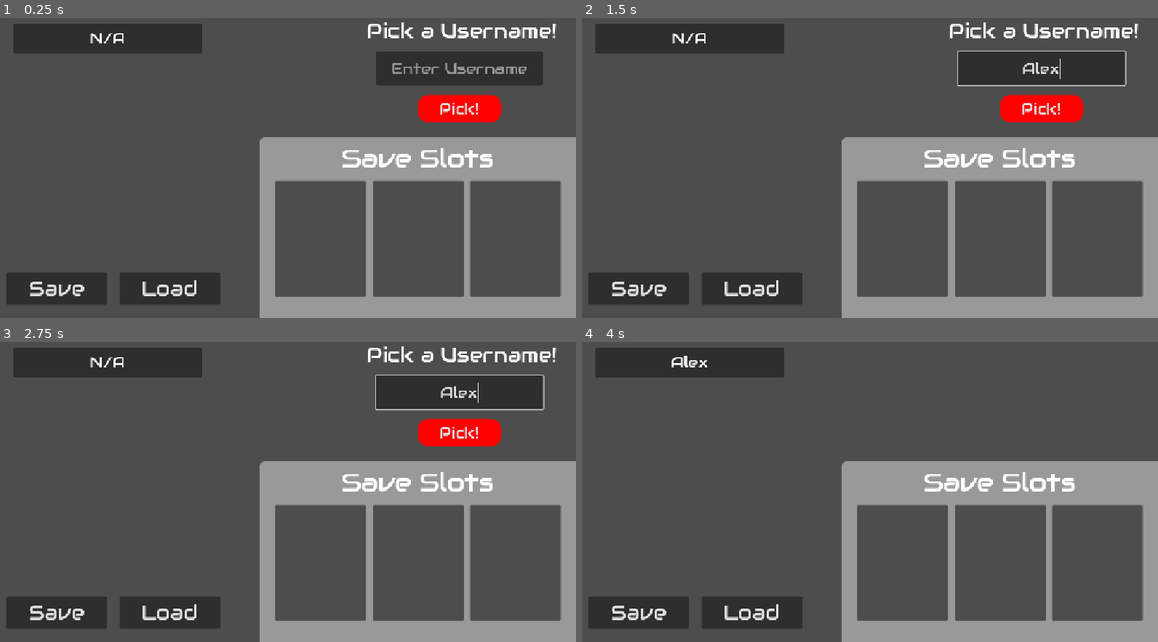
Above: before the commit, frames 1-4 (two rows, left to right).
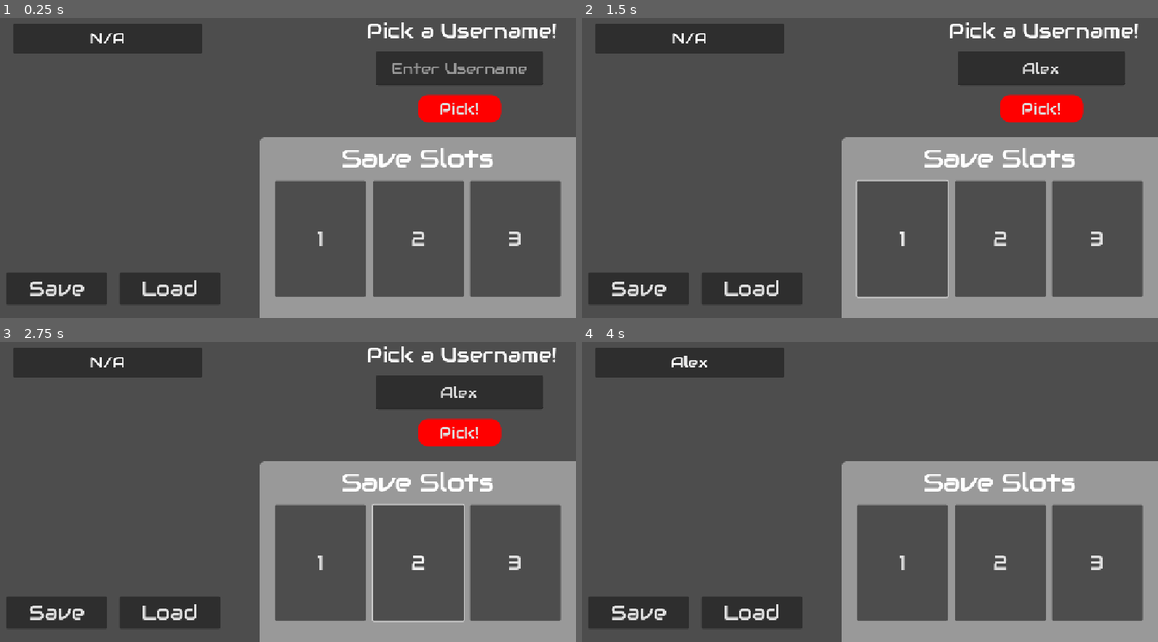
Above: after the commit, the same moments.

Repository: PenguWoodGanon/Path-of-Pablo
Game: Godot game, scene res://Scenes/profile.tscn
The game is run twice, just before and just after one commit, with the same random seed, the same clock (stepped at 60 frames per second) and the same inputs. This scene is started directly instead of the project's main scene.
Inputs (mouse positions are in pixels of both pictures, inside the frame that each line leads up to):
- Up to frame 1 (0.25 s): no input
- Up to frame 2 (1.5 s): click (1042, 69) at 0.52 s; type "Alex" at 0.6 s; click (904, 240) at 1.25 s, where only the run after the commit has a clickable "1"
- Up to frame 3 (2.75 s): click (420, 564) at 2 s, where only the run after the commit has a clickable "2"
- Up to frame 4 (4 s): click (1094, 564) at 2.75 s, where only the run after the commit has a clickable "3"; click "Pick!" at 3.5 s

The runs differ from the first frame. In frame 1, 0.2% of the frame differs, in the area x 55-91%, y 71-77%; in frame 2, 0.9%, in the area x 47-95%, y 10-94%; in frame 3, 0.8%; in frame 4, 0.2%.

Commit message:
Profile Edits

Diff:
--- a/Godot - Path of Pablo/Scenes/profile.tscn
+++ b/Godot - Path of Pablo/Scenes/profile.tscn
@@ -131,6 +131,17 @@
 offset_right = 736.0
 offset_bottom = 606.0
 
+[node name="Button" type="Button" parent="Save Slots/Save 1/Main"]
+layout_mode = 1
+anchors_preset = 15
+anchor_right = 1.0
+anchor_bottom = 1.0
+grow_horizontal = 2
+grow_vertical = 2
+theme_override_font_sizes/font_size = 40
+text = "1"
+flat = true
+
 [node name="Save 2" type="Node" parent="Save Slots"]
 
 [node name="Main2" type="Panel" parent="Save Slots/Save 2"]
@@ -139,6 +150,17 @@
 offset_right = 930.0
 offset_bottom = 606.0
 
+[node name="Button2" type="Button" parent="Save Slots/Save 2/Main2"]
+layout_mode = 1
+anchors_preset = 15
+anchor_right = 1.0
+anchor_bottom = 1.0
+grow_horizontal = 2
+grow_vertical = 2
+theme_override_font_sizes/font_size = 40
+text = "2"
+flat = true
+
 [node name="Save 3" type="Node" parent="Save Slots"]
 
 [node name="Main3" type="Panel" parent="Save Slots/Save 3"]
@@ -146,6 +168,17 @@
 offset_top = 376.0
 offset_right = 1122.0
 offset_bottom = 606.0
+
+[node name="Button3" type="Button" parent="Save Slots/Save 3/Main3"]
+layout_mode = 1
+anchors_preset = 15
+anchor_right = 1.0
+anchor_bottom = 1.0
+grow_horizontal = 2
+grow_vertical = 2
+theme_override_font_sizes/font_size = 40
+text = "3"
+flat = true
 
 [node name="Label" type="Label" parent="Save Slots"]
 layout_mode = 1
@@ -161,3 +194,5 @@
 [connection signal="pressed" from="Save" to="." method="_on_save_pressed"]
 [connection signal="pressed" from="Load" to="." method="_on_load_pressed"]
 [connection signal="pressed" from="UsernamePick/Verify" to="." method="_on_verify_pressed"]
+[connection signal="pressed" from="Save Slots/Save 1/Main/Button" to="." method="_on_slot_1_pressed"]
+[connection signal="pressed" from="Save Slots/Save 2/Main2/Button2" to="." method="_on_slot_2_pressed"]
--- a/Godot - Path of Pablo/Scripts/profile.gd
+++ b/Godot - Path of Pablo/Scripts/profile.gd
@@ -37,3 +37,10 @@
 func _on_verify_pressed():
 	Global.username = line_edit.text
 	update_ui()
+
+func _on_slot_1_pressed():
+	pass # Replace with function body.
+
+
+func _on_slot_2_pressed():
+	pass # Replace with function body.
